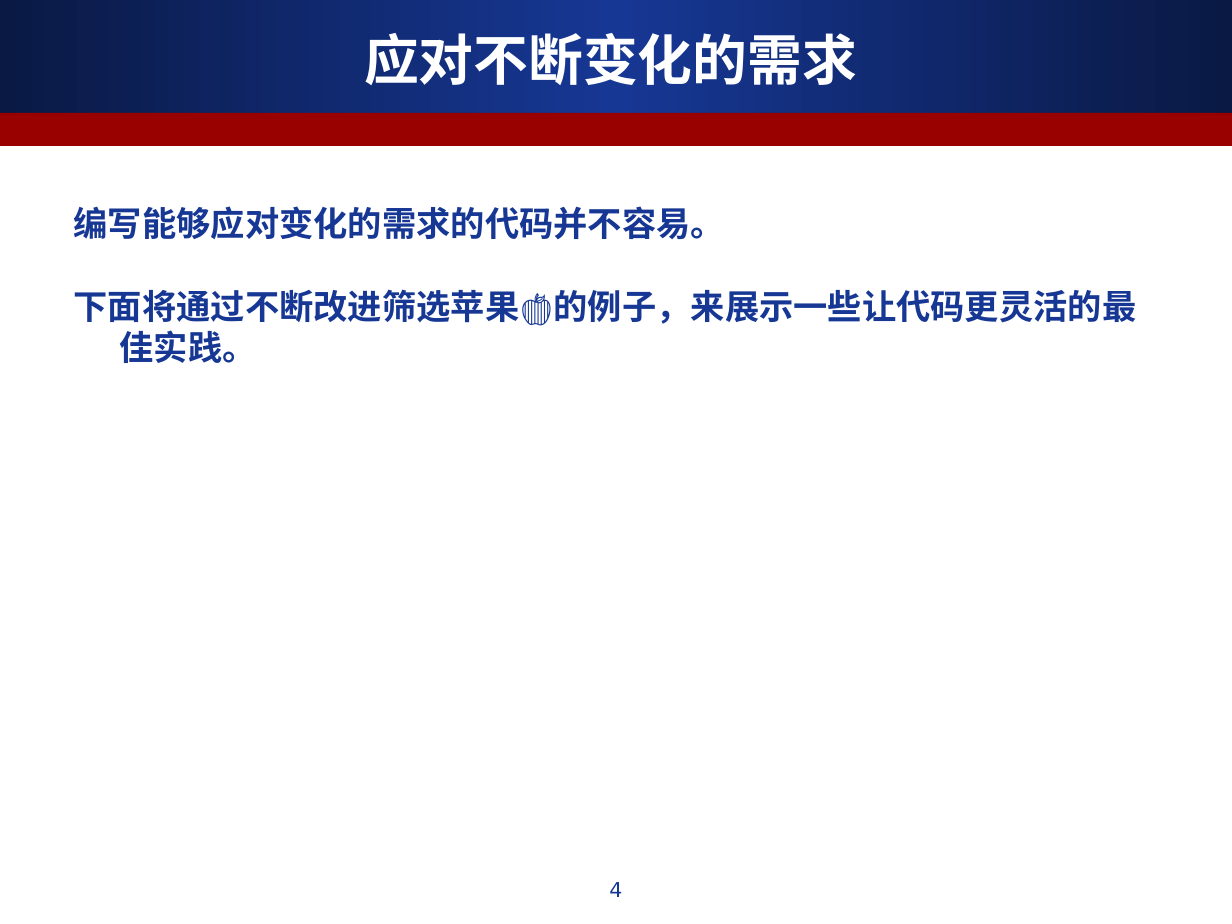
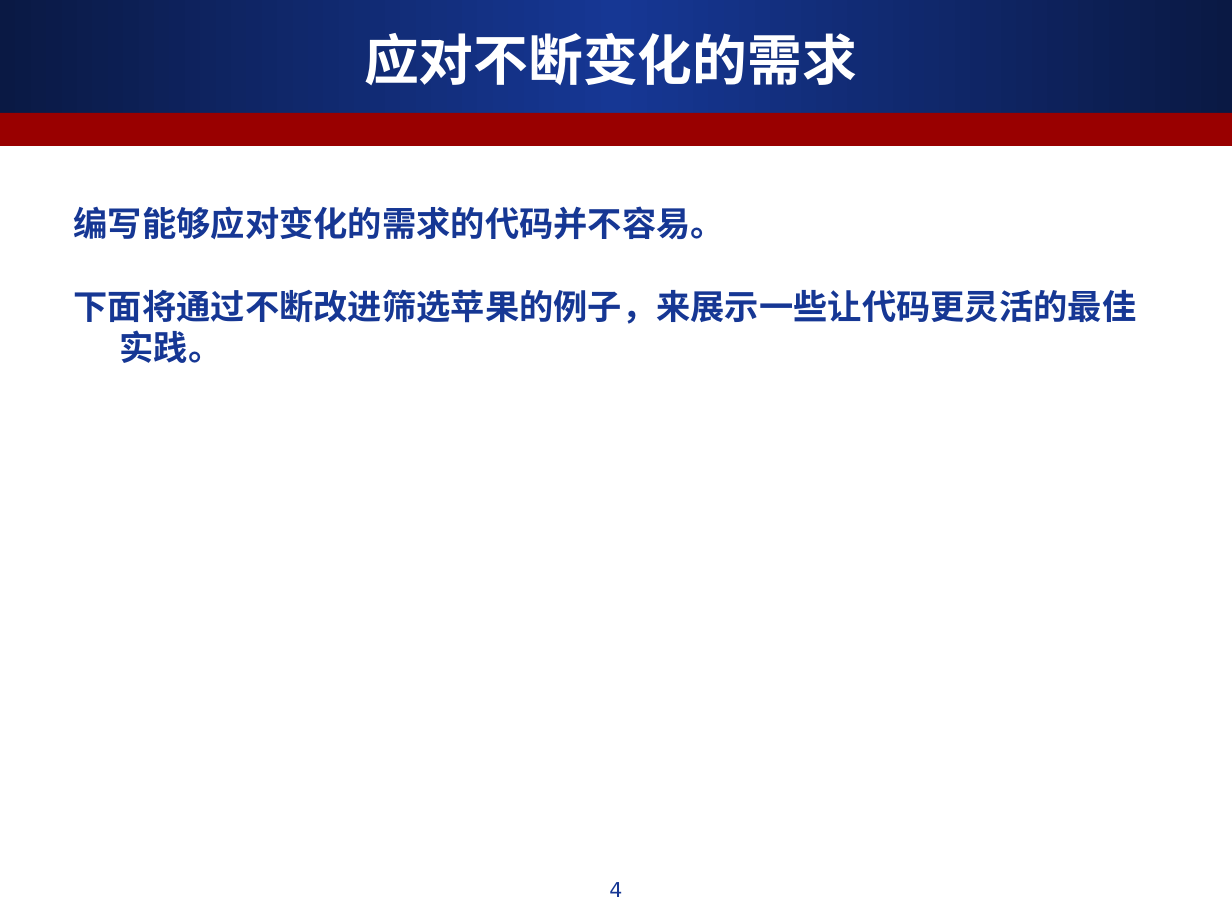
Before and after one commit to ALiberInc/Training, a slide deck: slide 4 of Java8NewFeature/第一章_通过行为参数化传递代码.ppt. Drawn at 1232x924 pixels with LibreOffice and Linux fonts; fonts in the diff are those of the drawing. Boxes give left, top, right and bottom in pixels: in the first picture for what was removed or moved away, otherwise in the second. Text is boxed around its words. In the diff, an @@ line names an element or a change of style, - is before the commit and + after.

```diff
--- a/Java8NewFeature/第一章_通过行为参数化传递代码.ppt
+++ b/Java8NewFeature/第一章_通过行为参数化传递代码.ppt
@@ text at box(74, 289, 1137, 363): text changed @@
-下面将通过不断改进筛选苹果🍎的例子，来展示一些让代码更灵活的最佳实践。
+下面将通过不断改进筛选苹果的例子，来展示一些让代码更灵活的最佳实践。
```
Also in this commit, not shown: 1 other slide changed, 9 slides added.
